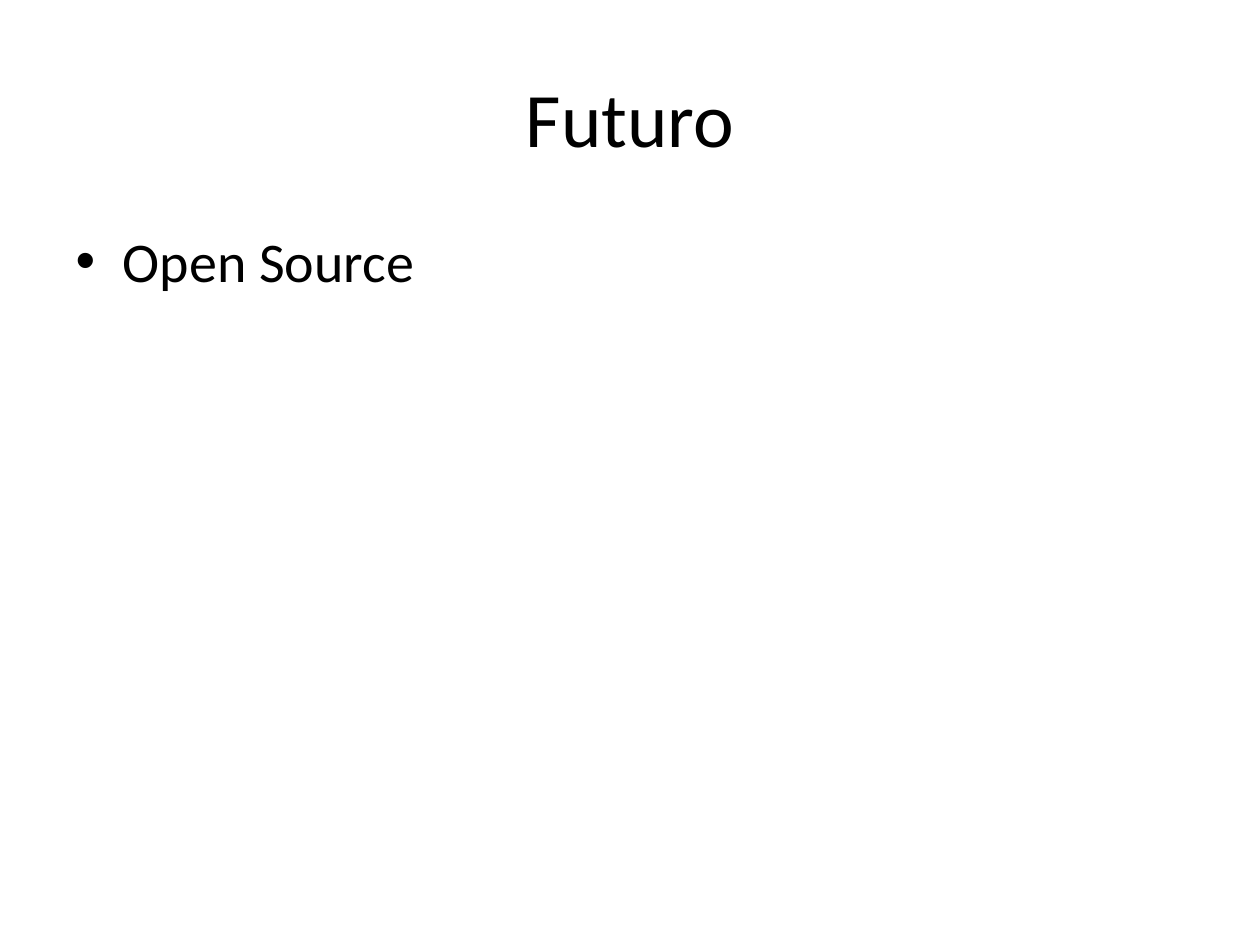
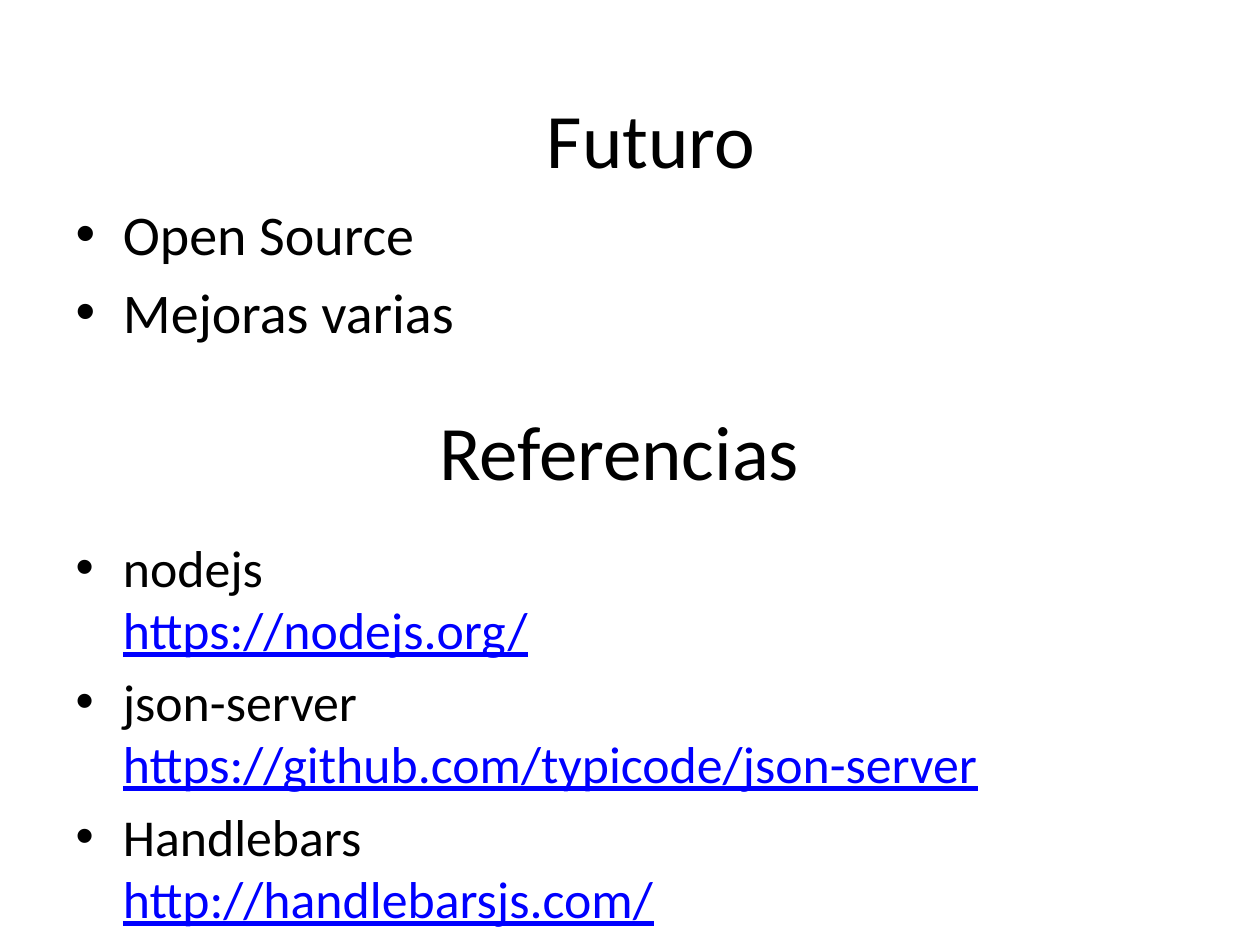
Before and after one commit to ignaciod/hackaton, a slide deck: slide 10 of Presentación/Hackaton.pptx (slide 8 before the commit). Drawn at 1260x945 pixels with LibreOffice and Linux fonts; fonts in the diff are those of the drawing. Boxes give left, top, right and bottom in pixels: in the first picture for what was removed or moved away, otherwise in the second. Text is boxed around its words. In the diff, an @@ line names an element or a change of style, - is before the commit and + after.

```diff
--- a/Presentación/Hackaton.pptx
+++ b/Presentación/Hackaton.pptx
@@ text "Futuro": place and size @@
-text "Futuro" at (526,97,734,148)
+text "Futuro" at (547,118,755,169)
@@ text "Open Source": place and size @@
-text "Open Source" at (123,245,414,291)
+text "Open Source" at (123,218,453,343)
@@ text at (123,294,453,343): paragraph added @@
+• Mejoras varias
@@ title added at (439,427,799,481), 44 pt, text #000000 @@
+Referencias
@@ text added at (123,551,977,927), 29.6 pt, text #0000FF, underline @@
+• nodejs
+  https://nodejs.org/
+• json-server
+  https://github.com/typicode/json-server
+• Handlebars
+  http://handlebarsjs.com/
```
Also in this commit, not shown: 1 other slide changed, 2 slides added.
